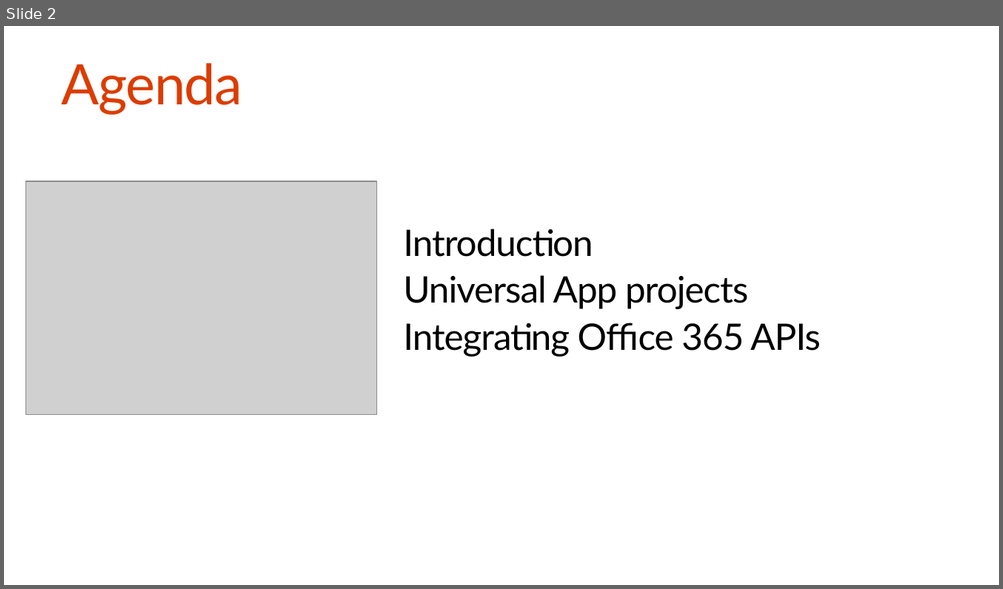
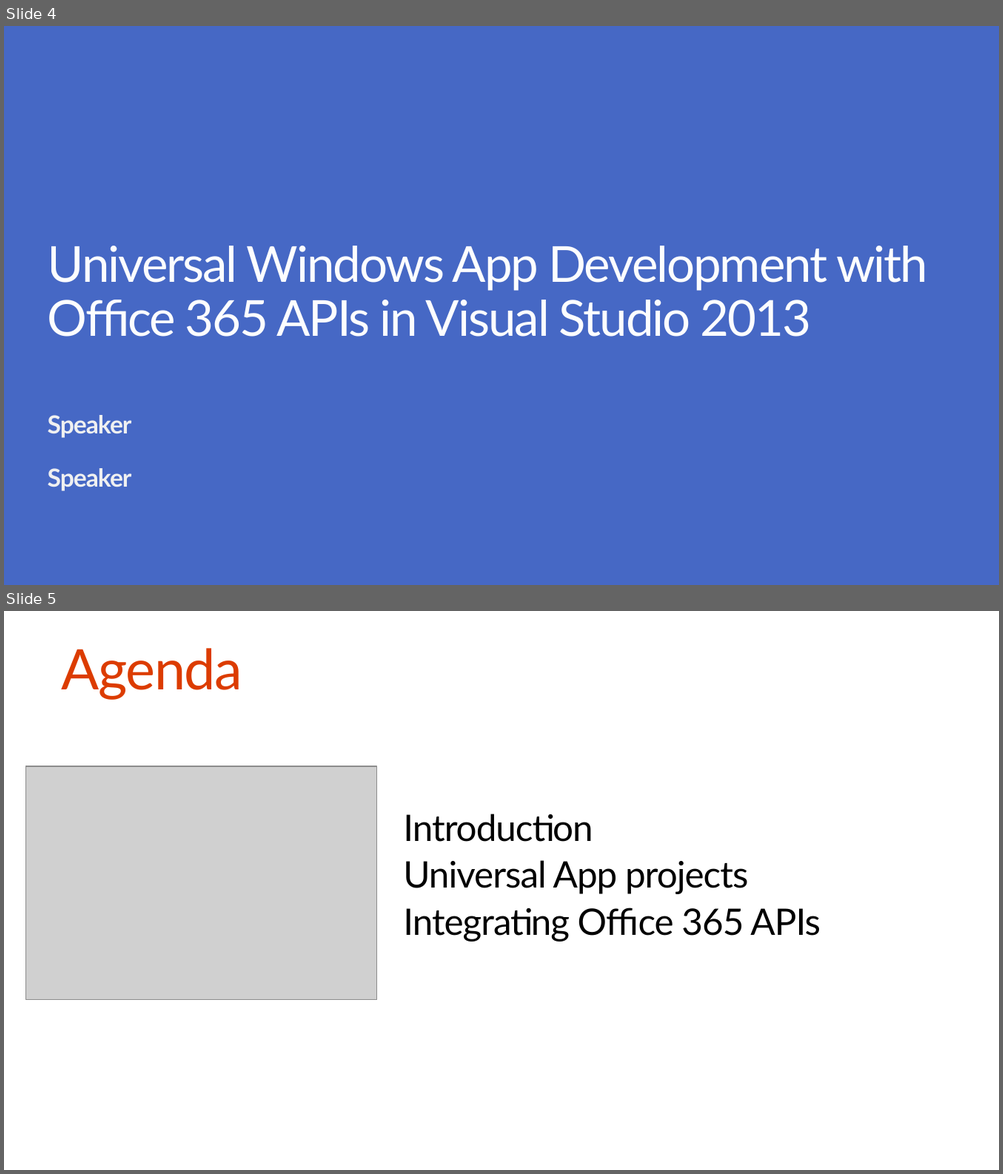
Before and after one commit to OfficeDev/TrainingContent, a slide deck: O3654-5 Deep dive into native Universal Windows App Development with Office 365 APIs/Deep Dive into native Universal App development with Office 365 APIs.pptx. Shown one above the other, each under a label of ours: slide 2 before the commit, slides 4 and 5 after it. The pictures are 1003x589 and 1003x1174 pixels, drawn with LibreOffice and Linux fonts; fonts in the diff are those of the drawing; grey boxes stand for pictures; background and template pictures are left out. Boxes give left, top, right and bottom in pixels: in the first picture for what was removed or moved away, otherwise in the second. Text is boxed around its words. In the diff, an @@ line names an element or a change of style, - is before the commit and + after.

```diff
--- a/O3654-5 Deep dive into native Universal Windows App Development with Office 365 APIs/Deep Dive into native Universal App development with Office 365 APIs.pptx
+++ b/O3654-5 Deep dive into native Universal Windows App Development with Office 365 APIs/Deep Dive into native Universal App development with Office 365 APIs.pptx
@@ slide 4 added at [4, 26, 999, 585], background #4668C5 @@
@@ title added at [48, 246, 928, 337], 48 pt, text #FFFFFF @@
+Universal Windows App Development with Office 365 APIs in Visual Studio 2013
@@ subtitle added at [48, 415, 132, 491], 24 pt, text #F2F2F2, bold @@
+Speaker
+Speaker
@@ what was slide 2 is now slide 5 @@
```
Also in this commit, not shown: 1 slide changed, 7 other slides added, 8 other files.
